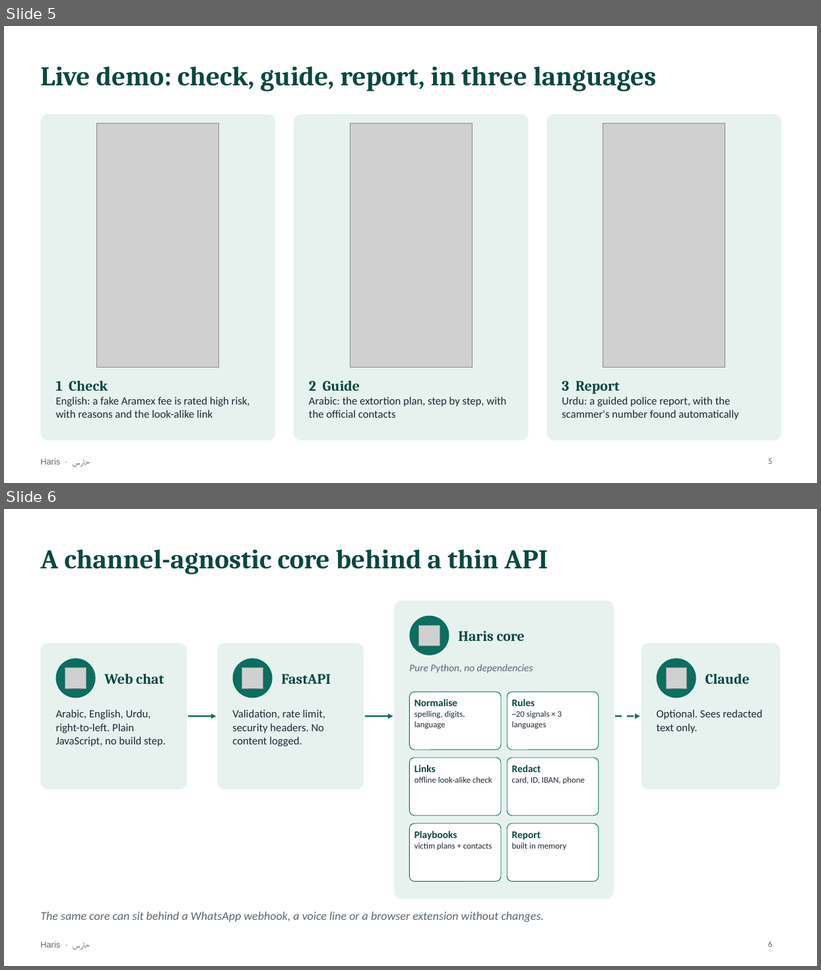
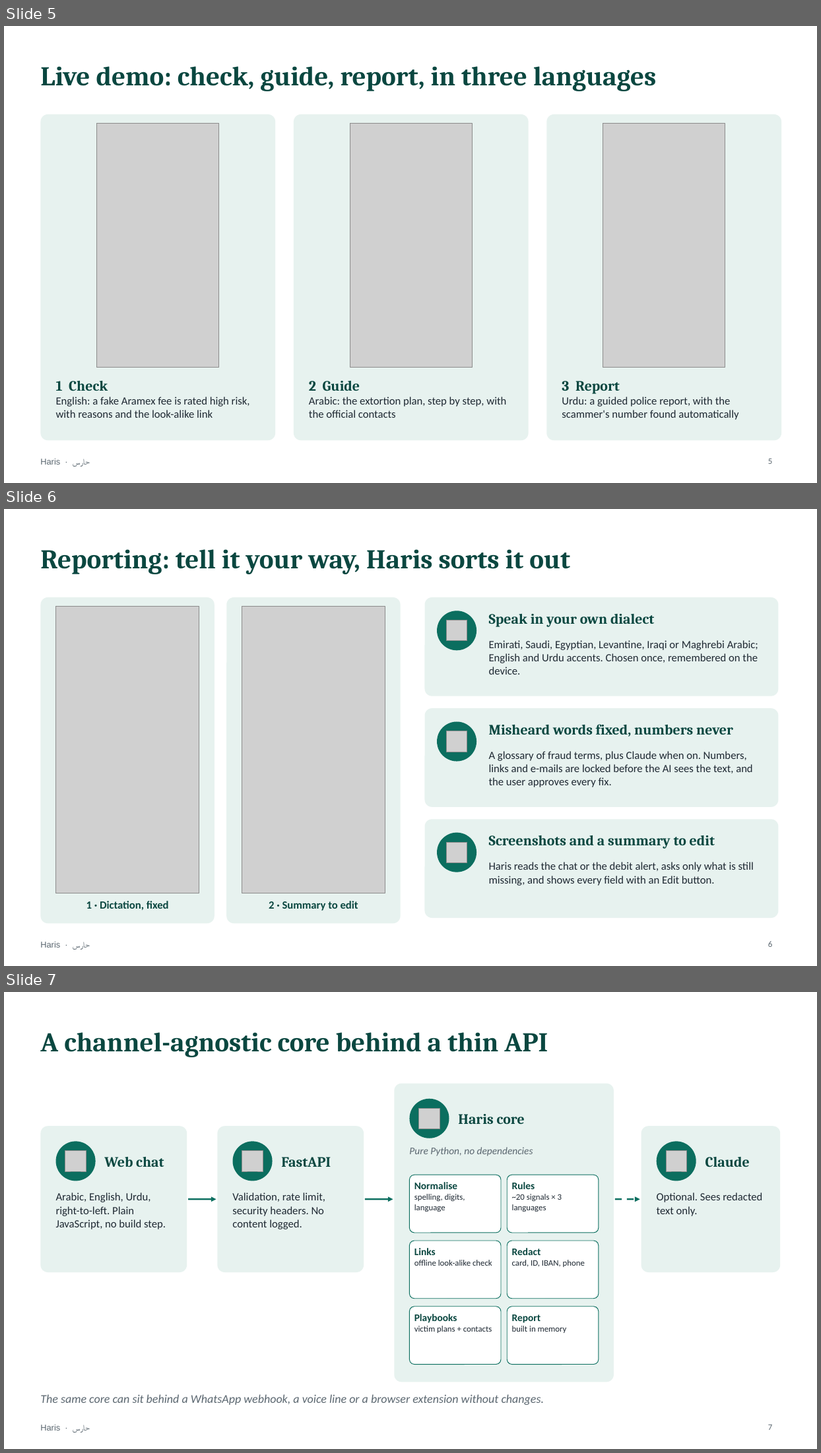
Before and after one commit to mohamedtorky2022/Haris, a slide deck: docs/Haris-presentation.pptx. Shown one above the other, each under a label of ours: slides 5 and 6 before the commit, slides 5, 6 and 7 after it. The pictures are 821x970 and 821x1453 pixels, drawn with LibreOffice and Linux fonts; fonts in the diff are those of the drawing; grey boxes stand for pictures. Boxes give left, top, right and bottom in pixels: in the first picture for what was removed or moved away, otherwise in the second. Text is boxed around its words. In the diff, an @@ line names an element or a change of style, - is before the commit and + after.

```diff
--- a/docs/Haris-presentation.pptx
+++ b/docs/Haris-presentation.pptx
@@ slide 6 added at bbox=[4, 509, 817, 966], background #FFFFFF; not listed: 1 template element that a slide beside it also shows @@
@@ title added at bbox=[40, 549, 570, 574], 32 pt, text #0A4740, bold @@
+Reporting: tell it your way, Haris sorts it out
@@ rounded rectangle added at bbox=[40, 597, 215, 923], fill #E7F2EF @@
@@ picture added at bbox=[56, 607, 199, 893] @@
@@ rounded rectangle added at bbox=[226, 597, 401, 923], fill #E7F2EF @@
@@ picture added at bbox=[242, 607, 385, 893] @@
@@ rounded rectangle added at bbox=[425, 597, 779, 696], fill #E7F2EF @@
@@ ellipse added at bbox=[437, 611, 477, 650], fill #0B6E5F @@
@@ picture added at bbox=[447, 621, 467, 642] @@
@@ text added at bbox=[489, 614, 654, 627], 17 pt, text #0A4740, bold @@
+Speak in your own dialect
@@ text added at bbox=[489, 640, 758, 675], 13 pt, text #1F2933 @@
+Emirati, Saudi, Egyptian, Levantine, Iraqi or Maghrebi Arabic; English and Urdu accents. Chosen once, remembered on the device.
@@ rounded rectangle added at bbox=[425, 708, 779, 807], fill #E7F2EF @@
@@ ellipse added at bbox=[437, 722, 477, 762], fill #0B6E5F @@
@@ text added at bbox=[489, 724, 733, 737], 17 pt, text #0A4740, bold @@
+Misheard words fixed, numbers never
@@ picture added at bbox=[447, 731, 467, 753] @@
@@ text added at bbox=[489, 751, 752, 788], 13 pt, text #1F2933 @@
+A glossary of fraud terms, plus Claude when on. Numbers, links and e-mails are locked before the AI sees the text, and the user approves every fix.
@@ rounded rectangle added at bbox=[425, 819, 779, 918], fill #E7F2EF @@
@@ ellipse added at bbox=[437, 833, 477, 873], fill #0B6E5F @@
@@ picture added at bbox=[447, 843, 467, 863] @@
@@ text added at bbox=[489, 836, 715, 849], 17 pt, text #0A4740, bold @@
+Screenshots and a summary to edit
@@ text added at bbox=[489, 862, 754, 886], 13 pt, text #1F2933 @@
+Haris reads the chat or the debit alert, asks only what is still missing, and shows every field with an Edit button.
@@ text added at bbox=[86, 901, 169, 910], 13 pt, text #0A4740, bold @@
+1 · Dictation, fixed
@@ text added at bbox=[269, 901, 358, 911], 13 pt, text #0A4740, bold @@
+2 · Summary to edit
@@ page number added at bbox=[768, 941, 772, 947], 10 pt, text #5B6770 @@
+6
@@ what was slide 6 is now slide 7 @@
@@ page number at bbox=[768, 1425, 772, 1430]: text changed @@
-6
+7
```
Also in this commit, not shown: 4 slides changed, 8 other files.
